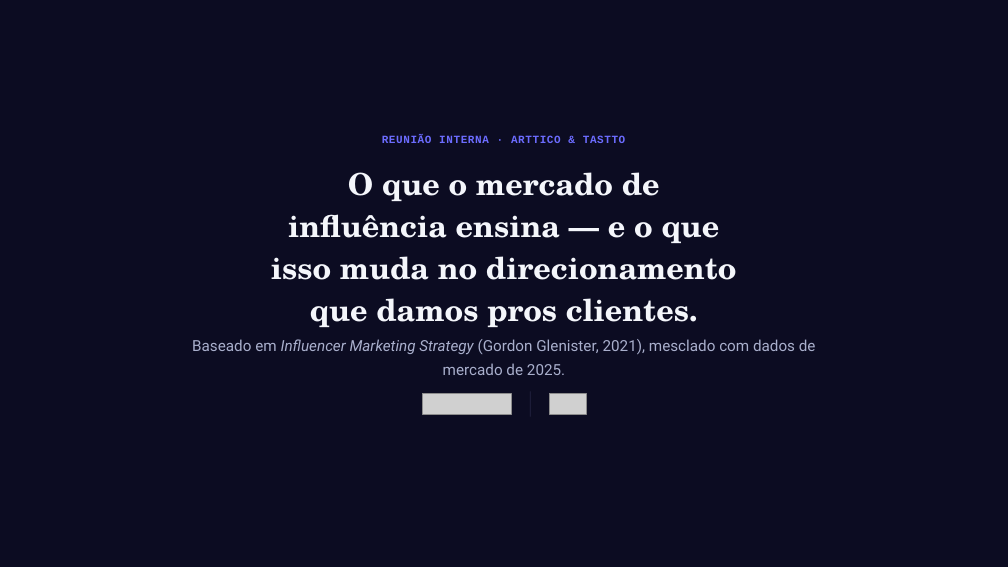
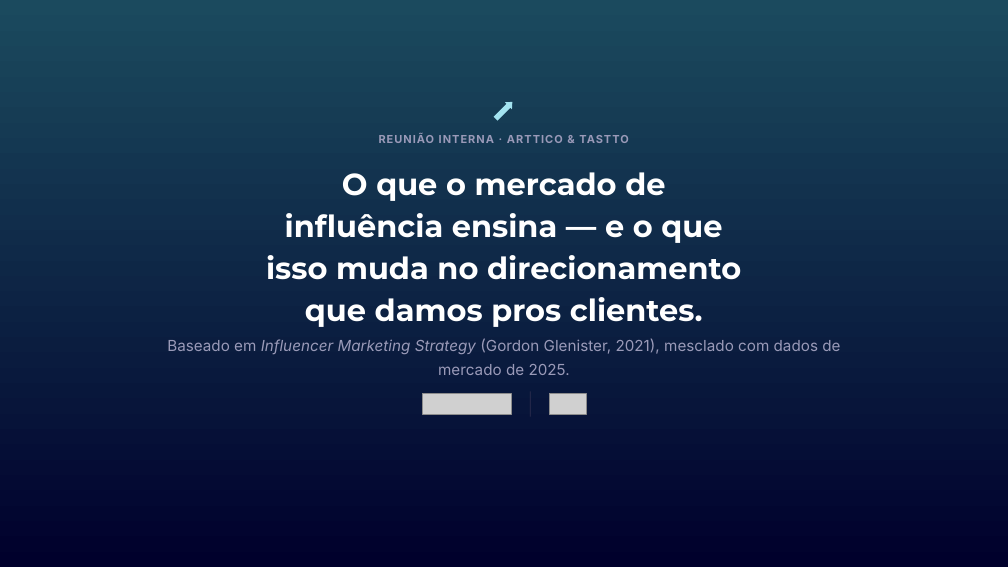
Before and after one commit to Arttico-socialmedia/WORK-CLAUDE, a slide deck: slide 1 of ccos-ratos/reunioes/apresentacao-marketing-influencia-2026-08-05.pptx. Drawn at 1008x567 pixels with LibreOffice and Linux fonts; fonts in the diff are those of the drawing; grey boxes stand for pictures. Boxes give left, top, right and bottom in pixels: in the first picture for what was removed or moved away, otherwise in the second. Text is boxed around its words. In the diff, an @@ line names an element or a change of style, - is before the commit and + after.

```diff
--- a/ccos-ratos/reunioes/apresentacao-marketing-influencia-2026-08-05.pptx
+++ b/ccos-ratos/reunioes/apresentacao-marketing-influencia-2026-08-05.pptx
@@ background #0C0C22 to gradient #00002C to #1B4A5E @@
@@ right arrow added at [492,98,516,122], fill #A3E3F0 @@
@@ text "REUNIÃO INTERNA · ARTTICO & ..." at [379,135,628,143]: font Courier New to Inter, text colour #6C6CFF to #9A9AB8, letter spacing 0.6 to 1 pt @@
@@ text "O que o mercado de" at [266,172,741,327]: font TeX Gyre Schola to Montserrat, text colour #F4F6FB to #FFFFFF @@
@@ text "Baseado em Influencer Marketing Strategy ..." at [167,338,840,375]: font Roboto to Inter, text colour #A9AFCC to #9A9AB8 @@
@@ rectangle at [530,392,531,417]: fill #262645 to #303050 @@
```
Also in this commit, not shown: 11 other slides changed.
